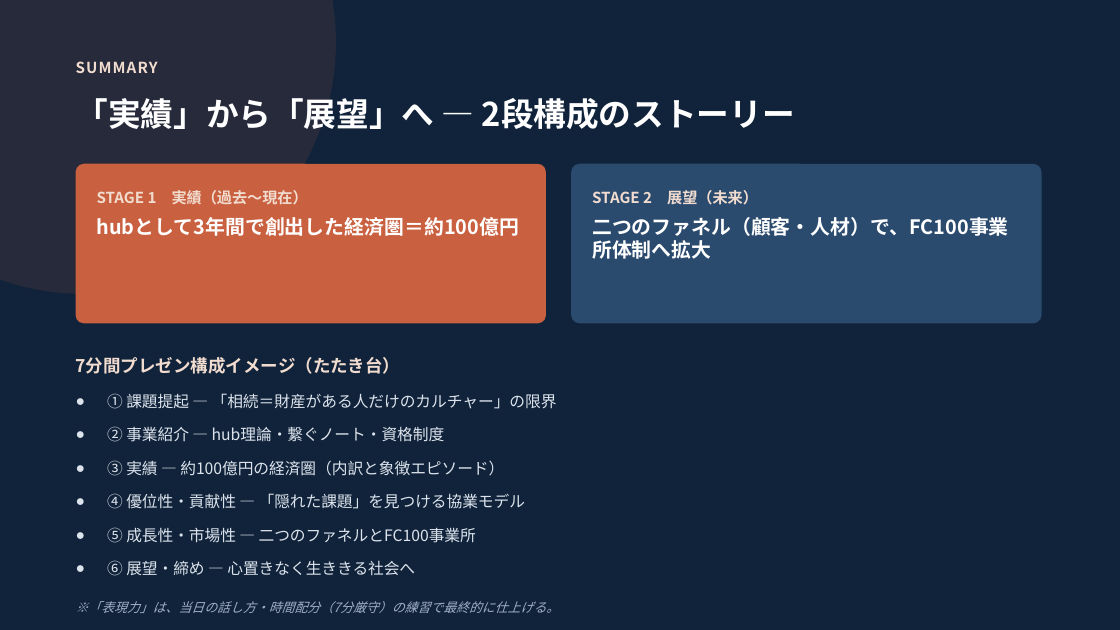
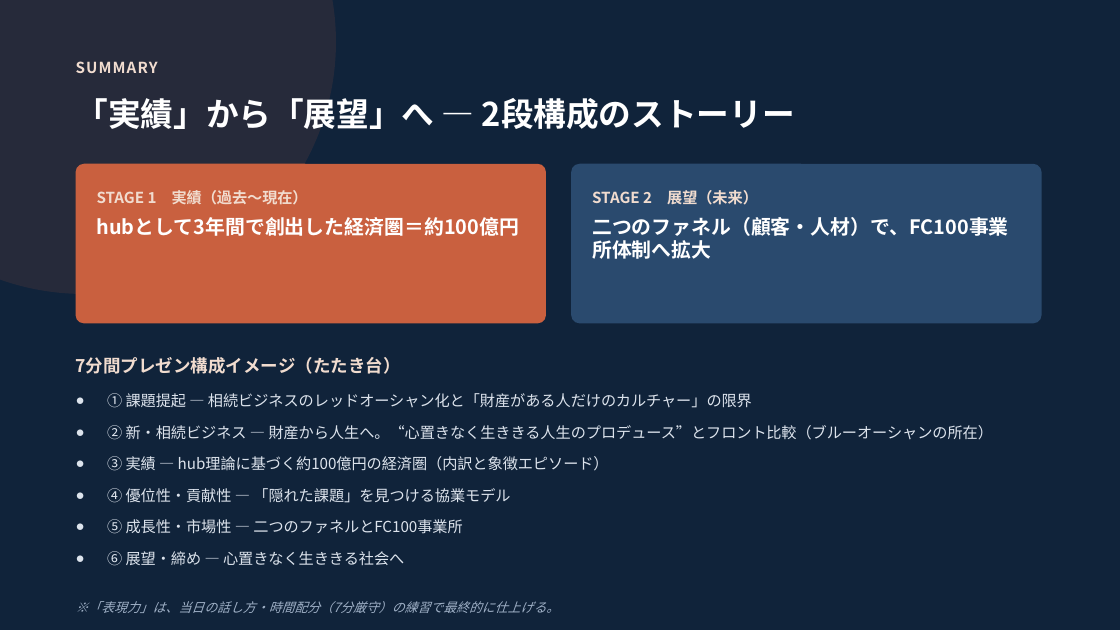
Before and after one commit to Megu124/tsunagusouzoku, a slide deck: slide 14 of manuscript/革新ビジネスアワード2026_ファイナル_100億市場ストーリー整理.pptx (slide 11 before the commit). Drawn at 1120x630 pixels with LibreOffice and Linux fonts; fonts in the diff are those of the drawing. Boxes give left, top, right and bottom in pixels: in the first picture for what was removed or moved away, otherwise in the second. Text is boxed around its words. In the diff, an @@ line names an element or a change of style, - is before the commit and + after.

```diff
--- a/manuscript/革新ビジネスアワード2026_ファイナル_100億市場ストーリー整理.pptx
+++ b/manuscript/革新ビジネスアワード2026_ファイナル_100億市場ストーリー整理.pptx
@@ text at [107, 393, 994, 471]: text changed; size 13.5 to 13 pt @@
-● ① 課題提起 ― 「相続＝財産がある人だけのカルチャー」の限界
-● ② 事業紹介 ― hub理論・繋ぐノート・資格制度
-● ③ 実績 ― 約100億円の経済圏（内訳と象徴エピソード）
+● ① 課題提起 ― 相続ビジネスのレッドオーシャン化と「財産がある人だけのカルチャー」の限界
+● ② 新・相続ビジネス ― 財産から人生へ。“心置きなく生ききる人生のプロデュース”とフロント比較（ブルーオーシャンの所在）
+● ③ 実績 ― hub理論に基づく約100億円の経済圏（内訳と象徴エピソード）
@@ text at [107, 488, 510, 566]: size 13.5 to 13 pt in "④ 優位性・貢献性 ― 「隠れた課題」を見つける協業モデル", "⑤ 成長性・市場性 ― 二つのファネルとFC100事業所", "⑥ 展望・締め ― 心置きなく生ききる社会へ"; less space between paragraphs @@
```
Also in this commit, not shown: 9 other slides changed, 3 slides added, 1 other file.
